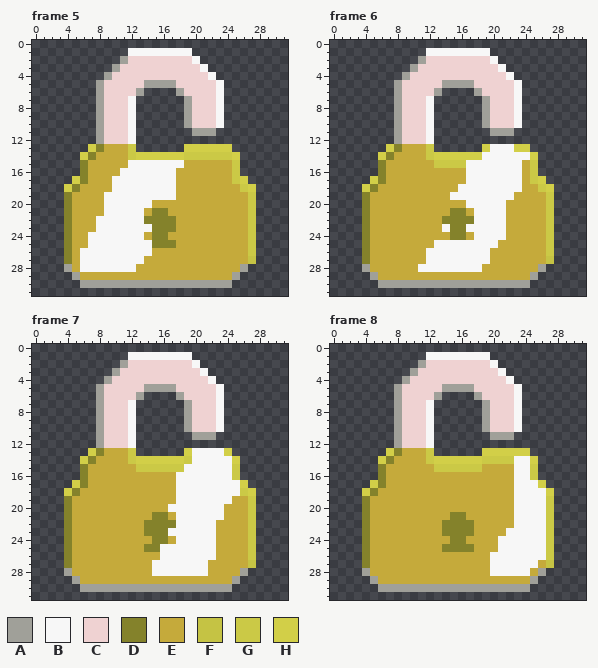
Edited in one commit: pixel-art file (Art/Items/lock-shiny.aseprite). The first picture shows the starting point.
32x32 pixels, 17 frames. Shown: frame 5, frame 6, frame 7, frame 8. The commit also changed other frames, which this record leaves out.
Palette (. is transparent): A #a0a099  B #f7f7f7  C #efd2d2  D #84822b  E #c5aa3b  F #c5c344  G #cbc946  H #d2cf48
After:
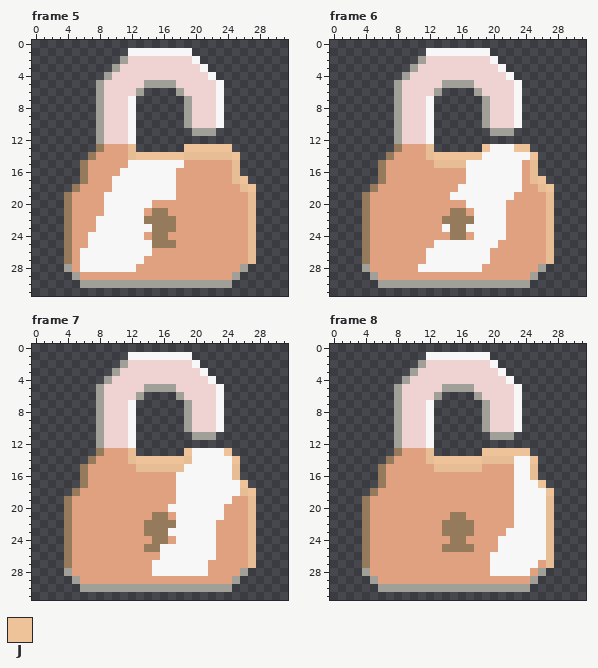
Colours new in this view: J #eec39a
Changes in this commit:
Colour D changes from #84822b to #957a5c.
Colour E changes from #c5aa3b to #dfa17f.
Colour G changes from #cbc946 to #e7bd95.
Frame 5, layer "Tint":
Colour F becomes colour G in row 27 at x 27.
Colour H becomes colour J in row 13 at x 19 to 24; in row 14 at x 13 to 18 and 25; in row 17 at x 26; in row 18 at x 27.
The edit erases colour H in row 13 at x 7; in row 14 at x 6; in row 17 at x 5; in row 18 at x 4.
Frame 6, layer "Tint":
Colour F becomes colour G in row 27 at x 27.
Colour H becomes colour J in row 13 at x 19 and 23 to 24; in row 14 at x 13 to 18 and 25; in row 17 at x 26; in row 18 at x 27.
The edit erases colour H in row 13 at x 7; in row 14 at x 6; in row 17 at x 5; in row 18 at x 4.
Frame 7, layer "Tint":
Colour F becomes colour G in row 27 at x 27.
Colour H becomes colour J in row 13 at x 19 and 24; in row 14 at x 13 to 18 and 25; in row 17 at x 26; in row 18 at x 27.
The edit erases colour H in row 13 at x 7; in row 14 at x 6; in row 17 at x 5; in row 18 at x 4.
Frame 8, layer "Tint": the same change as frame 5
